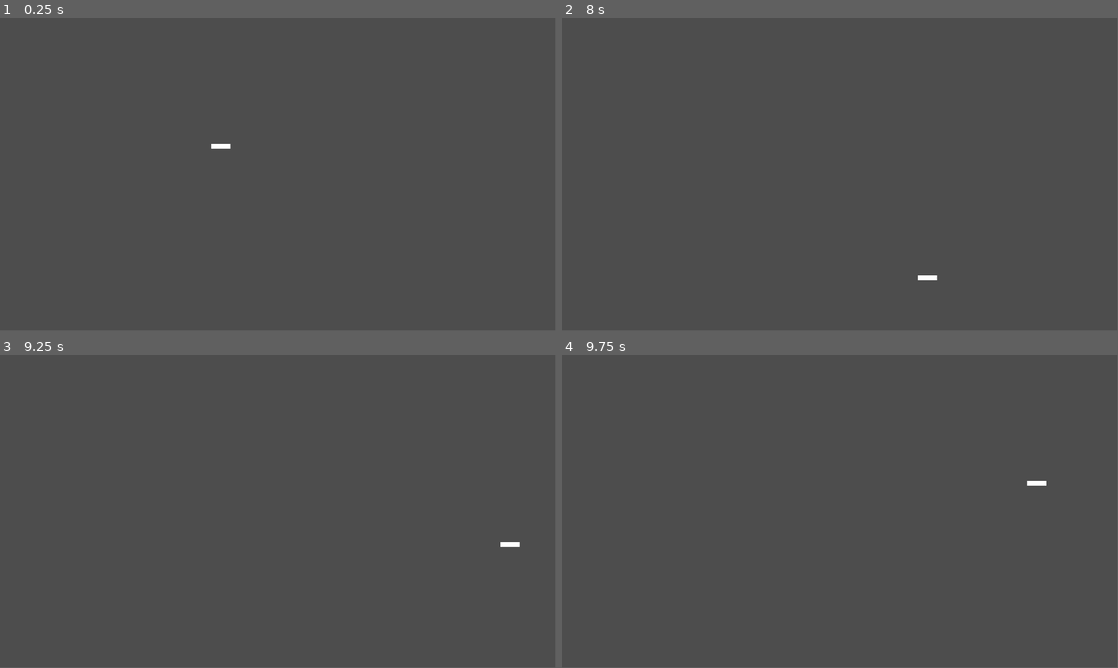
Above: before the commit, frames 1-4 (two rows, left to right).
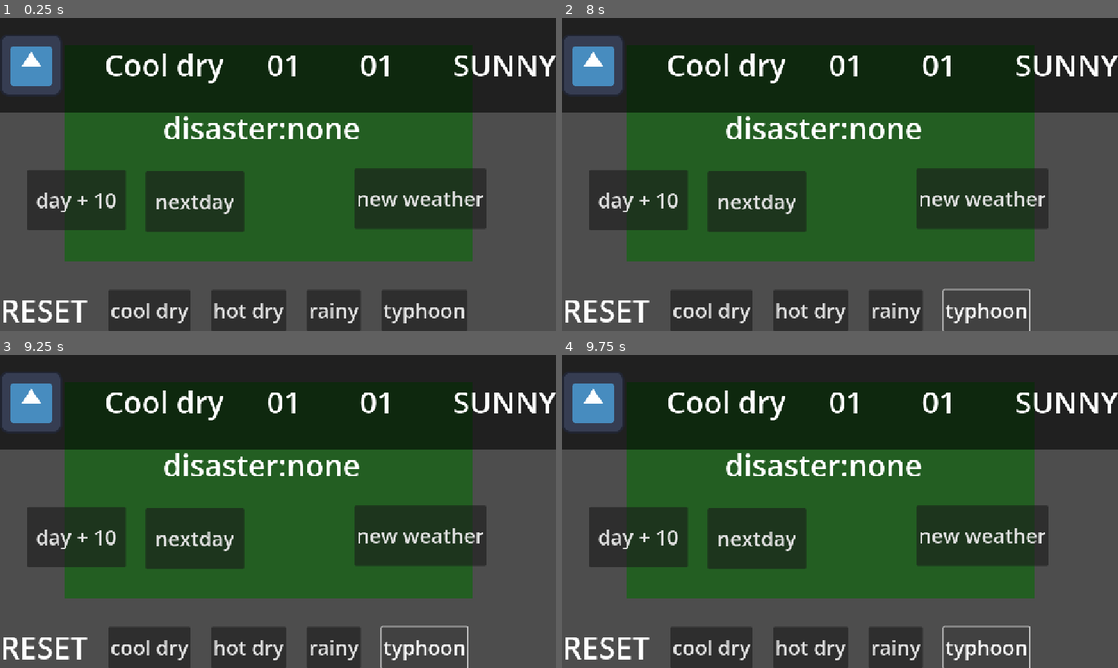
Above: after the commit, the same moments.

Repository: Magnaye16/natural-disaster-3d
Game: Godot game, scene res://test_env.tscn
Two runs of this game, one before a commit and one after it. Both use one fixed random seed, a clock stepped at 60 frames per second and the inputs below. Before the commit the project starts from res://scenes/2d/2dgame.tscn. The engine's default icon, where the game draws it, is replaced by a stand-in: a white triangle on a blue panel in a dark square.
Inputs (mouse positions are in pixels of both pictures, inside the frame that each line leads up to):
- Up to frame 1 (0.25 s): no input
- Up to frame 2 (8 s): click (979, 199) at 0.5 s, where only the run after the commit has a clickable "new weather"; click (979, 199) at 1.25 s, where only the run after the commit has a clickable "new weather"; click (639, 199) at 2 s, where only the run after the commit has a clickable "day + 10"; click (756, 199) at 2.75 s, where only the run after the commit has a clickable "nextday"; click (712, 309) at 3.5 s, where only the run after the commit has a clickable "cool dry"; click (812, 309) at 4.25 s, where only the run after the commit has a clickable "hot dry"; click (895, 309) at 5 s, where only the run after the commit has a clickable "rainy"; click (984, 309) at 5.75 s, where only the run after the commit has a clickable "typhoon"; tap Enter (ui_accept) at 6.5, 6.77, 7.25, 7.52 s; hold D (move_right) 6.53-7.28 s; hold Shift (ZOOOOOMMMM) 6.53-7.28 s; hold S (move_down) from 7.28 s (still down); tap Shift (ZOOOOOMMMM) at 7.35 s
- Up to frame 3 (9.25 s): release S (move_down) at 8.03 s; hold D (move_right) 8.03-8.78 s; hold Shift (ZOOOOOMMMM) 8.03-8.78 s; hold W (move_up) from 8.78 s (still down); tap Shift (ZOOOOOMMMM) at 8.85 s; tap Enter (ui_accept) at 9.02 s
- Up to frame 4 (9.75 s): release W (move_up) at 9.53 s; hold A (move_left) from 9.53 s (still down); hold Shift (ZOOOOOMMMM) from 9.53 s (still down)
In our replay, the window is 799x449 before the commit and 800x450 after it. These sizes can differ from the game's own. Grey fills any space a smaller window leaves; there, only what the larger window draws over its background counts as a difference.

The runs differ from the first frame. In frame 1, 73% of the frame differs, in the area x 0-100%, y 0-100%; in frame 2, 72%; in frame 3, 72%; in frame 4, 72%.
Error after the commit: Parse Error: Could not resolve external class member "season_manager". (res://environment.gd:12)

Commit message:
refacctor:change main scene

Diff:
--- a/project.godot
+++ b/project.godot
@@ -11,9 +11,13 @@
 [application]
 
 config/name="Natural disaster 3D"
-run/main_scene="uid://c1w0ur7ysrfxq"
+run/main_scene="uid://bs4lluqhp20dt"
 config/features=PackedStringArray("4.4", "Forward Plus")
 config/icon="res://icon.svg"
+
+[display]
+
+window/stretch/mode="canvas_items"
 
 [dotnet]
 
@@ -50,3 +54,22 @@
 "events": [Object(InputEventKey,"resource_local_to_scene":false,"resource_name":"","device":-1,"window_id":0,"alt_press …(195 unchanged characters)…
 ]
 }
+ui_inventory={
+"deadzone": 0.2,
+"events": [Object(InputEventKey,"resource_local_to_scene":false,"resource_name":"","device":-1,"window_id":0,"alt_pressed":false,"shift_pressed":false,"ctrl_pressed":false,"meta_pressed":false,"pressed":false,"keycode":0,"physical_keycode":73,"key_label":0,"unicode":105,"location":0,"echo":false,"script":null)
+]
+}
+ui_add={
+"deadzone": 0.2,
+"events": [Object(InputEventKey,"resource_local_to_scene":false,"resource_name":"","device":-1,"window_id":0,"alt_pressed":false,"shift_pressed":false,"ctrl_pressed":false,"meta_pressed":false,"pressed":false,"keycode":0,"physical_keycode":69,"key_label":0,"unicode":101,"location":0,"echo":false,"script":null)
+]
+}
+
+[layer_names]
+
+2d_physics/layer_2="Interact_area_detector"
+2d_physics/layer_3="Interact_area"
+
+[rendering]
+
+textures/canvas_textures/default_texture_filter=0
